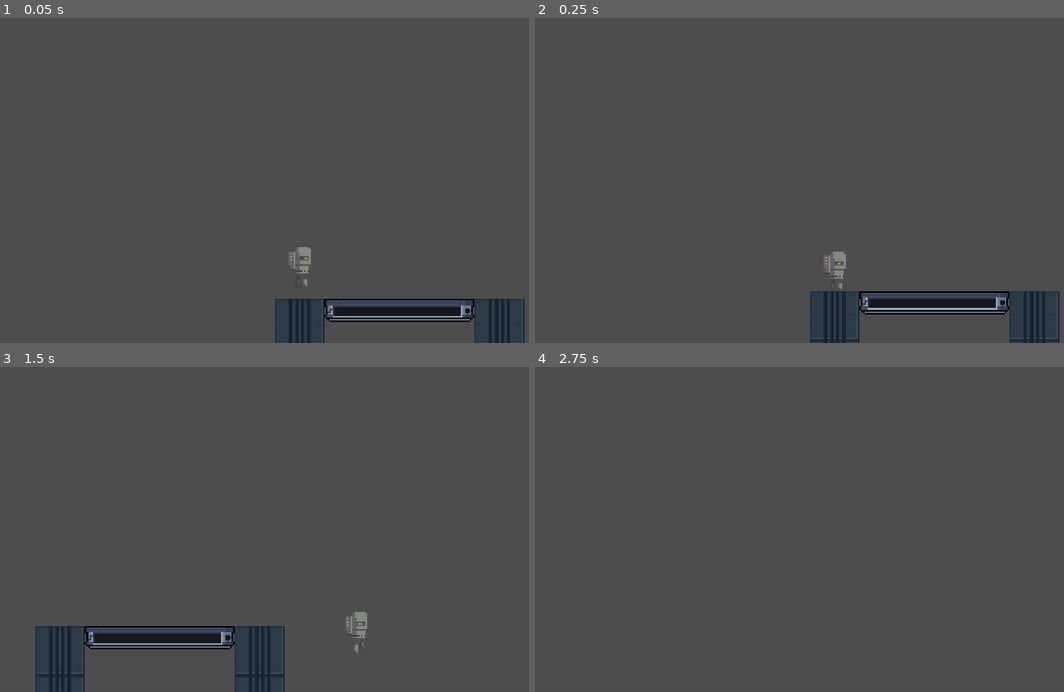
Above: before the commit, frames 1-4 (two rows, left to right).
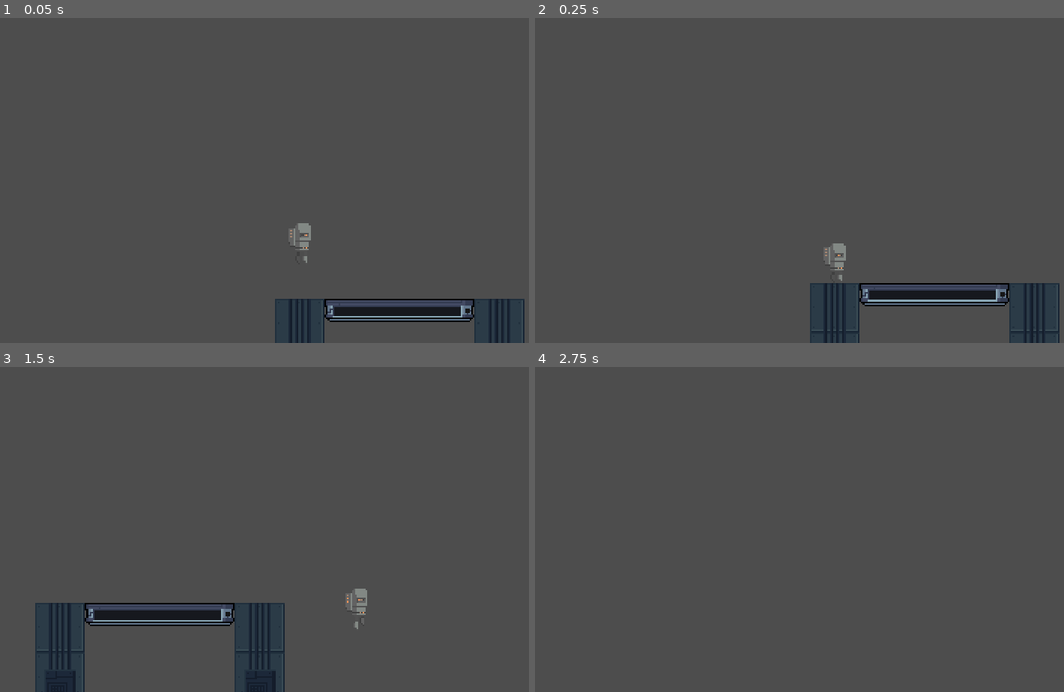
Above: after the commit, the same moments.

Repository: ricklusuardi/BuiltToScale2024
Game: Godot game, scene res://MovingPlatform.tscn
Two runs of this game, one before a commit and one after it. Both use one fixed random seed, a clock stepped at 60 frames per second and the inputs below. This scene is started directly instead of the project's main scene.
Inputs:
- Up to frame 1 (0.05 s): no input
- Up to frame 2 (0.25 s): no input
- Up to frame 3 (1.5 s): hold Right (ui_right) from 0.53 s (still down)
- Up to frame 4 (2.75 s): release Right (ui_right) at 2.03 s; hold Left (ui_left) from 2.03 s (still down)

The runs differ from the first frame. In frame 1, 0.3% of the frame differs, in the area x 54-59%, y 63-83%; in frame 2, 3.1%; in frame 3, 5.3%, in the area x 6-70%, y 68-100%; in frame 4, nothing differs.
Error after the commit: Invalid access to property or key 'size_changed' on a base object of type 'CharacterBody2D (Chara)'. (res://MovingPlatform.gd:10)

Commit message:
fixed up small bug with size change

Diff:
--- a/Chara.gd
+++ b/Chara.gd
@@ -18,6 +18,8 @@
 @export var maxScaleUp: int = 2  # max amount of times it can be scaled up
 @export var minScaleDown: int = -2  # max amount of times it can be scaled down
 
+signal scale_changed
+
 # MASS
 var baseMass = 1
 var currentMass = baseMass
@@ -35,8 +37,8 @@
 @export var particleType : PackedScene
 
 #CAMERA
-var camOffsetLvl1 = 35 #keeps the camera centered when changing size
-var camOffsetLvl2 = 19 #keeps the camera centered when changing size
+var camOffsetLvl1 = 30 #keeps the camera centered when changing size
+var camOffsetLvl2 = 13 #keeps the camera centered when changing size
 
 # Get the gravity from the project settings to be synced with RigidBody nodes.
 var gravity = ProjectSettings.get_setting("physics/2d/default_gravity")
@@ -106,13 +108,15 @@
 
 		#play animation
 		var effect = particleType.instantiate()
-		add_child(effect)
+		$Sprite2D.add_child(effect)
 
 		#adjust camera
 		if (currentScaleStep == 1):
 			$Camera2D.position.y += camOffsetLvl1
 		elif (currentScaleStep == 2):
 			$Camera2D.position.y += camOffsetLvl2
+
+		emit_signal("scale_changed")
 
 
 func _decrease_size():
@@ -138,7 +142,9 @@
 
 		#play animation
 		var effect = particleType.instantiate()
-		add_child(effect)
+		$Sprite2D.add_child(effect)
+
+		emit_signal("scale_changed")
 
 #endregion
 
--- a/Chara.tscn
+++ b/Chara.tscn
@@ -141,11 +141,12 @@
 
 [node name="Sprite2D" type="Sprite2D" parent="."]
 texture_filter = 1
+position = Vector2(0, -15)
 texture = ExtResource("2_dyb26")
 hframes = 13
 
 [node name="CollisionShape2D" type="CollisionShape2D" parent="."]
-position = Vector2(0.5, 2)
+position = Vector2(0, -13)
 shape = SubResource("RectangleShape2D_0l3m1")
 
 [node name="AnimationPlayer" type="AnimationPlayer" parent="."]
--- a/MovingPlatform.gd
+++ b/MovingPlatform.gd
@@ -2,10 +2,12 @@
 
 @onready var playerRef = get_tree().get_nodes_in_group("MainCharacterGroup")[0]
 
+var playerOnPlatform = false
+
 # Called when the node enters the scene tree for the first time.
 func _ready():
 	$MovingPlatform/PathFollow2D.progress_ratio = 0.5
-	pass
+	playerRef.size_changed.connect("_on_size_changed")
 
 
 # Called every frame. 'delta' is the elapsed time since the previous frame.
@@ -16,4 +18,52 @@
 func _on_area_2d_body_entered(body):
 
 	if (body == playerRef):
-		print("character is on the platform")
+		print("character is on the platform: ", playerRef.currentMass)
+
+		if (playerRef.currentScaleStep == 1):
+			$MovingPlatform/PathFollow2D.progress_ratio = 0.25
+		if (playerRef.currentScaleStep == 2):
+			$MovingPlatform/PathFollow2D.progress_ratio = 0.0
+
+		playerOnPlatform = true
+
+
+func _on_area_2d_body_exited(body):
+
+	if ($MovingPlatform/PathFollow2D.progress_ratio <= 0):
+		$MovingPlatform/PathFollow2D.progress_ratio = 0
+
+	playerOnPlatform = false
+
+
+func _react_to_weight_change(playerMass : int):
+
+	if ($MovingPlatform/PathFollow2D.progress_ratio >= 0.5):
+		if (playerMass == 1):
+			$MovingPlatform/PathFollow2D.progress_ratio = 0.25
+		elif (playerMass == 2):
+			$MovingPlatform/PathFollow2D.progress_ratio = 0.00
+
+	elif($MovingPlatform/PathFollow2D.progress_ratio == 0.25):
+		if (playerMass == 2):
+			$MovingPlatform/PathFollow2D.progress_ratio = 0.00
+		elif (playerMass == 0):
+			$MovingPlatform/PathFollow2D.progress_ratio = 0.5
+		elif (playerMass == -1):
+			$MovingPlatform/PathFollow2D.progress_ratio = 0.6
+		elif (playerMass == -2):
+			$MovingPlatform/PathFollow2D.progress_ratio = 0.75
+
+	elif($MovingPlatform/PathFollow2D.progress_ratio == 0.0):
+		if (playerMass == 1):
+			$MovingPlatform/PathFollow2D.progress_ratio = 0.25
+		if (playerMass == 0):
+			$MovingPlatform/PathFollow2D.progress_ratio = 0.5
+		if (playerMass == -1):
+			$MovingPlatform/PathFollow2D.progress_ratio = 0.75
+		if (playerMass == -2):
+			$MovingPlatform/PathFollow2D.progress_ratio = 1.0
+
+func _on_size_changed():
+	if playerOnPlatform:
+		_react_to_weight_change(playerRef.currentScaleStep)
--- a/MovingPlatform.tscn
+++ b/MovingPlatform.tscn
@@ -118,3 +118,4 @@
 shape = SubResource("RectangleShape2D_miet3")
 
 [connection signal="body_entered" from="MovingPlatform/PathFollow2D/Area2D" to="." method="_on_area_2d_body_entered"]
+[connection signal="body_exited" from="MovingPlatform/PathFollow2D/Area2D" to="." method="_on_area_2d_body_exited"]
